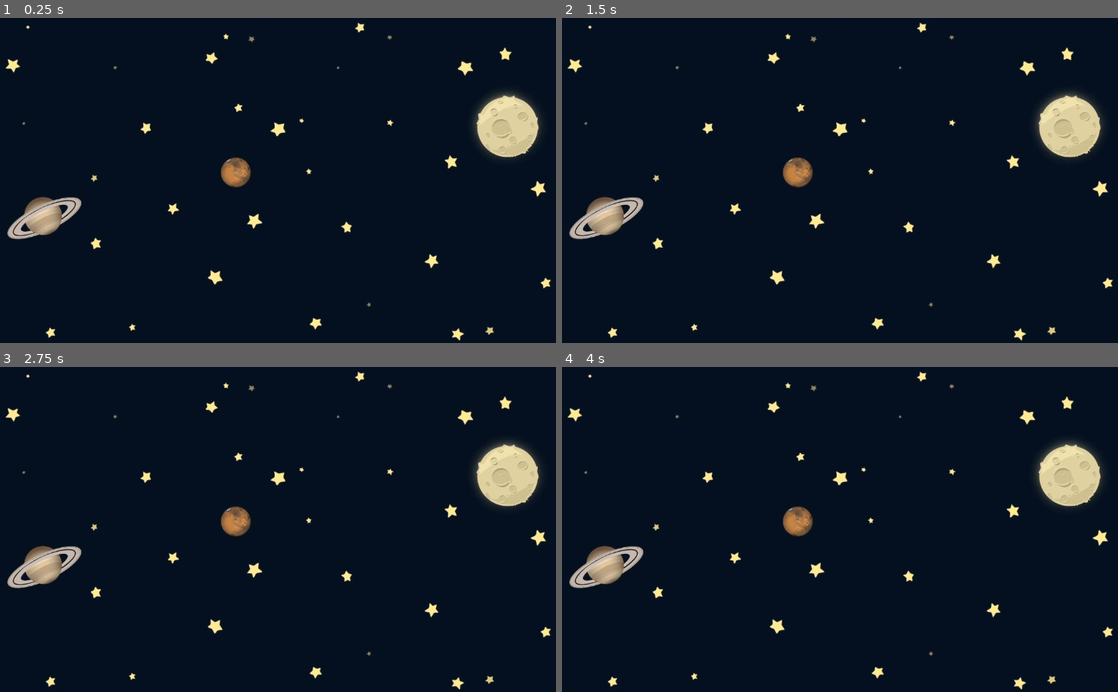
Above: before the commit, frames 1-4 (two rows, left to right).
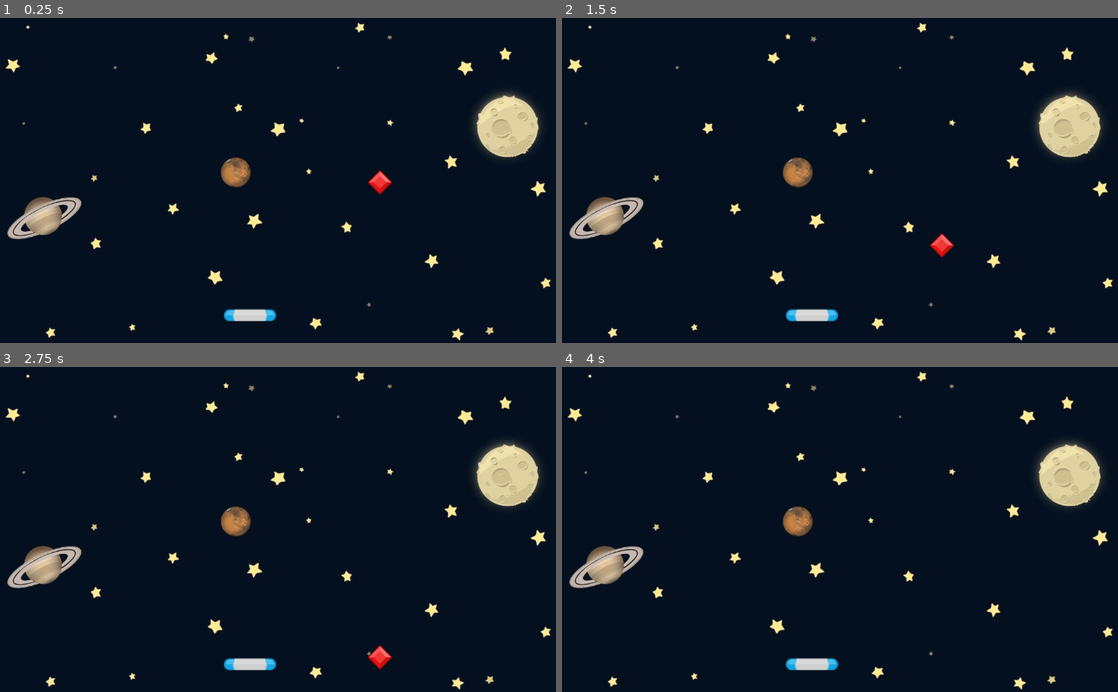
Above: after the commit, the same moments.

Repository: tomrowicki/godot-minigames
Game: Godot game, scene res://scenes/game.tscn
Same seed, same stepped clock (60 frames per second), same inputs: the game is played once before the commit and once after it.
Inputs:
- Up to frame 1 (0.25 s): no input
- Up to frame 2 (1.5 s): no input
- Up to frame 3 (2.75 s): no input
- Up to frame 4 (4 s): no input

The runs differ from the first frame. In frame 1, 0.5% of the frame differs, in the area x 40-71%, y 46-94%; in frame 2, 0.5%; in frame 3, 0.5%, in the area x 40-71%, y 85-94%; in frame 4, 0.3%.

Commit message:
moving gem

Diff:
--- a/gem-catcher/scenes/game.tscn
+++ b/gem-catcher/scenes/game.tscn
@@ -1,6 +1,8 @@
-[gd_scene load_steps=2 format=3 uid="uid://of31yxjw4twt"]
+[gd_scene load_steps=4 format=3 uid="uid://of31yxjw4twt"]
 
 [ext_resource type="Texture2D" uid="uid://cr08sak3rirxw" path="res://assets/GameBg.png" id="1_wth3o"]
+[ext_resource type="PackedScene" uid="uid://djdmkfqmjvx3i" path="res://scenes/paddle.tscn" id="2_hmonh"]
+[ext_resource type="PackedScene" uid="uid://cv1cdkix3mvmy" path="res://scenes/gem.tscn" id="3_st226"]
 
 [node name="Game" type="Node2D"]
 
@@ -8,3 +10,9 @@
 position = Vector2(551, 315)
 scale = Vector2(0.7, 0.7)
 texture = ExtResource("1_wth3o")
+
+[node name="Paddle" parent="." instance=ExtResource("2_hmonh")]
+position = Vector2(542, 593)
+
+[node name="Gem" parent="." instance=ExtResource("3_st226")]
+position = Vector2(800, 304)
--- /dev/null
+++ b/gem-catcher/scenes/gem.gd
@@ -0,0 +1,11 @@
+extends Area2D
+
+
+# Called when the node enters the scene tree for the first time.
+func _ready() -> void:
+	pass # Replace with function body.
+
+
+# Called every frame. 'delta' is the elapsed time since the previous frame.
+func _process(delta: float) -> void:
+	position.y += 100.0 * delta
--- /dev/null
+++ b/gem-catcher/scenes/gem.tscn
@@ -0,0 +1,18 @@
+[gd_scene load_steps=4 format=3 uid="uid://cv1cdkix3mvmy"]
+
+[ext_resource type="Script" path="res://scenes/gem.gd" id="1_4w7iw"]
+[ext_resource type="Texture2D" uid="uid://dq4s0uec3h3ac" path="res://assets/element_red_diamond.png" id="1_q2qa7"]
+
+[sub_resource type="RectangleShape2D" id="RectangleShape2D_k8vhe"]
+size = Vector2(35.3553, 35.3553)
+
+[node name="Gem" type="Area2D"]
+script = ExtResource("1_4w7iw")
+
+[node name="Sprite2D" type="Sprite2D" parent="."]
+texture = ExtResource("1_q2qa7")
+
+[node name="CollisionShape2D" type="CollisionShape2D" parent="."]
+position = Vector2(4.76837e-07, 0)
+rotation = 0.785398
+shape = SubResource("RectangleShape2D_k8vhe")
--- /dev/null
+++ b/gem-catcher/scenes/paddle.tscn
@@ -0,0 +1,16 @@
+[gd_scene load_steps=3 format=3 uid="uid://djdmkfqmjvx3i"]
+
+[ext_resource type="Texture2D" uid="uid://bqiau642d1koc" path="res://assets/paddleBlu.png" id="1_fan0j"]
+
+[sub_resource type="CapsuleShape2D" id="CapsuleShape2D_0rv76"]
+radius = 12.0
+height = 104.0
+
+[node name="Paddle" type="Area2D"]
+
+[node name="Sprite2D" type="Sprite2D" parent="."]
+texture = ExtResource("1_fan0j")
+
+[node name="CollisionShape2D" type="CollisionShape2D" parent="."]
+rotation = 1.5708
+shape = SubResource("CapsuleShape2D_0rv76")
